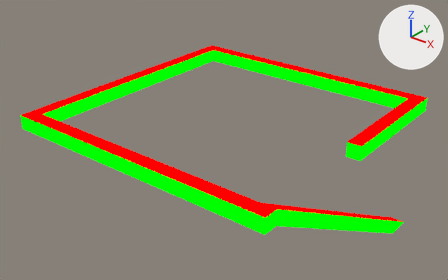
One commit to the Blender file source/dream_gen/tiles/frames/frame_stairs.blend: the scene before it, then after it.
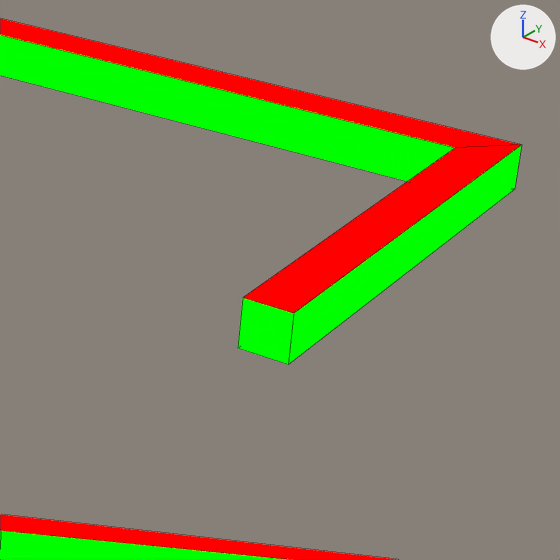
Each version appears first whole from a camera (50 mm lens) standing at (48.8, -62.5, 34.2) and looking at (-1.9, 0.9, -5.1), and next in a close-up on the part from 62% to 98% of the width and 20% to 78% of the height. Every picture has the same lights, and +X, +Y and +Z are marked at upper right. The close-ups show mesh edges as thin lines.

The older version as bpy lines, for what is in view:
```python
me_frame_stairs = bpy.data.meshes.new('frame_stairs')
me_frame_stairs.from_pydata(...)  # 26 vertices, 25 faces; spans x -20.0..20.0, y -20.0..20.0, z -19.0..1.0
# faces by material slot: [12, 13]
me_frame_stairs.materials.append(mat_mat1)
me_frame_stairs.materials.append(mat_mat2)
# before: 20 (20.0, 0.0, 1.0) at pixel (293, 313), 21 (20.0, 0.0, -1.0) at pixel (288, 364), 24 (18.0, 0.0, 1.0) at pixel (242, 297), 25 (18.0, 0.0, -1.0) at pixel (237, 348)
ob_frame_stairs = bpy.data.objects.new('frame_stairs', me_frame_stairs)
ob_frame_stairs.location = (0.0, 0.0, 0.0)
```
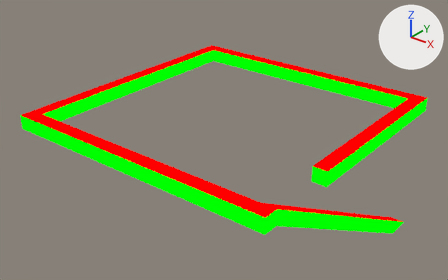
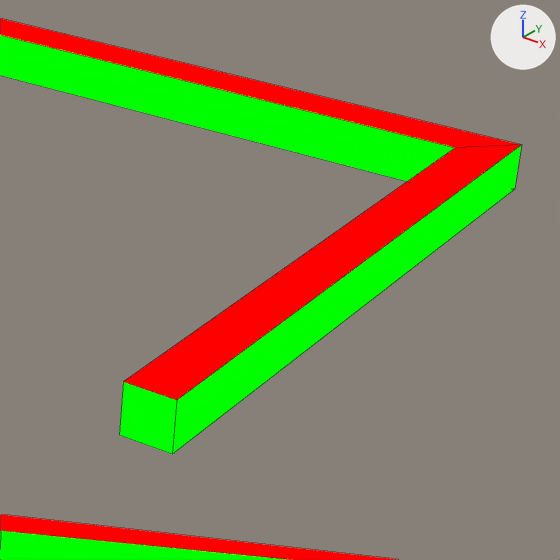
What the commit changed:
me_frame_stairs has 26 vertices, 25 faces and spans x -20.0..20.0, y -20.0..20.0, z -19.0..1.0.
me_frame_stairs is used by ob_frame_stairs; location (0.0, 0.0, 0.0).
Part 1, on me_frame_stairs:
Vertices 20, 21, 24, 25 of me_frame_stairs move by (0.0, -8.0, 0.0).

Pixel boxes [x1, y1, x2, y2] of what changed, in the close-ups (560 x 560 px; the box of a moved part takes in the faces that stretch with it):
part 1 of me_frame_stairs, moved or reshaped
    before: [238, 145, 522, 365]
    after: [120, 145, 522, 454]
